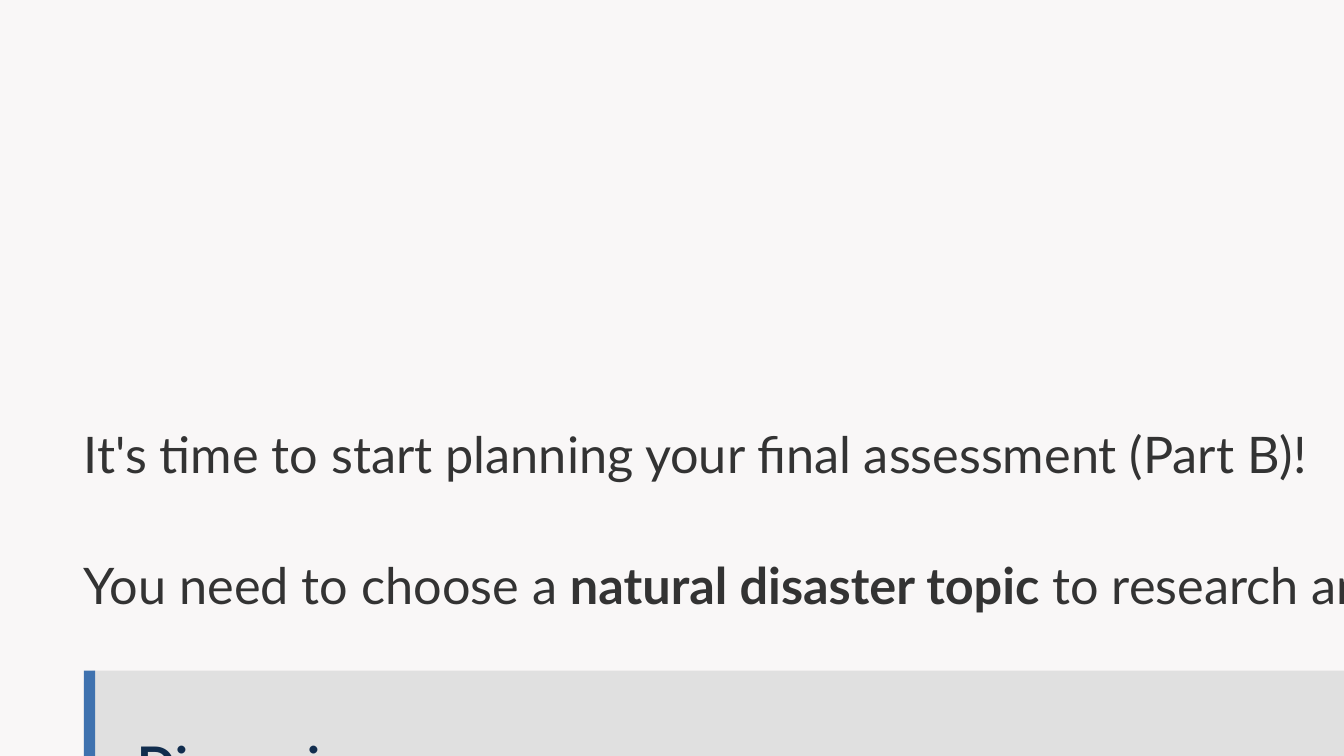
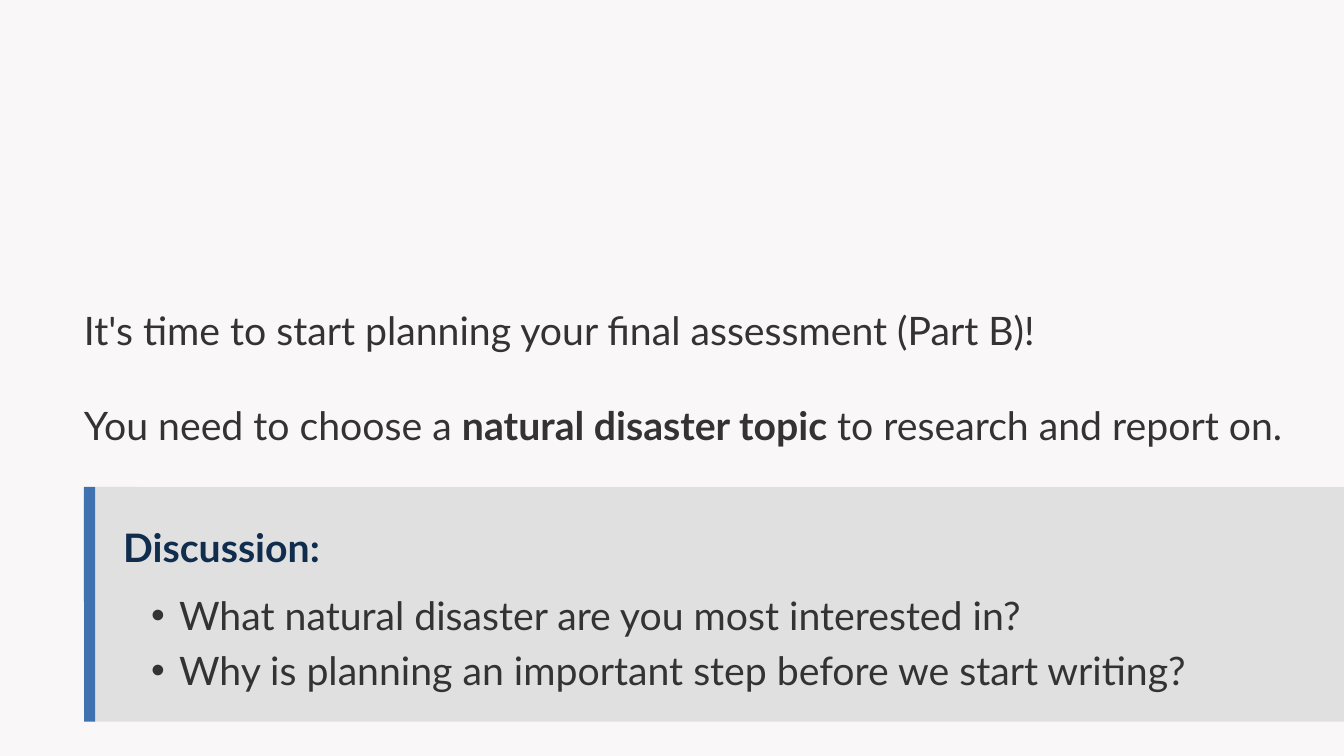
Before and after one commit to dsuth10/Joshua, a slide deck: slide 3 of Units/English/English_Unit_2/Lesson_Plans/Lesson_17/Lesson_17_Presentation.pptx. Drawn at 1344x756 pixels with LibreOffice and Linux fonts; fonts in the diff are those of the drawing. Boxes give left, top, right and bottom in pixels: in the first picture for what was removed or moved away, otherwise in the second. Text is boxed around its words. In the diff, an @@ line names an element or a change of style, - is before the commit and + after.

```diff
--- a/Units/English/English_Unit_2/Lesson_Plans/Lesson_17/Lesson_17_Presentation.pptx
+++ b/Units/English/English_Unit_2/Lesson_Plans/Lesson_17/Lesson_17_Presentation.pptx
@@ text "It's time to start planning ...": place and size @@
-text "It's time to start planning ..." at bbox=[84, 434, 1307, 482]
+text "It's time to start planning ..." at bbox=[84, 315, 1034, 352]
@@ text "It's time to start planning ..." at bbox=[84, 315, 1034, 352]: size 27 to 21 pt; line spacing 43.2pt to 29.4pt; less space between paragraphs @@
@@ text "You need to choose a ..." at bbox=[84, 411, 1282, 447]: size 27 to 21 pt; line spacing 43.2pt to 29.4pt; less space between paragraphs @@
@@ text "You need to choose a ...": place and size @@
-text "You need to choose a ..." at bbox=[84, 566, 1299, 613]
+text "You need to choose a ..." at bbox=[84, 411, 1282, 447]
@@ rounded rectangle: place and size @@
-rounded rectangle at bbox=[83, 671, 1344, 756]
+rounded rectangle at bbox=[83, 487, 1344, 722]
@@ rounded rectangle at bbox=[83, 487, 1344, 722]: proportions changed @@
@@ line moved from (90, 671) - (90, 756) to (90, 487) - (90, 722) @@
@@ text "Discussion:": place and size @@
-text "Discussion:" at bbox=[137, 712, 1344, 756]
+text "Discussion:" at bbox=[123, 533, 320, 563]
@@ text "Discussion:" at bbox=[123, 533, 320, 563]: size 27 to 21 pt; line spacing 43.2pt to 29.4pt @@
@@ text added at bbox=[179, 601, 1185, 692], 21 pt, text #333333 @@
+• What natural disaster are you most interested in?
+• Why is planning an important step before we start writing?
```
Also in this commit, not shown: 6 other slides changed, 35 other files.
